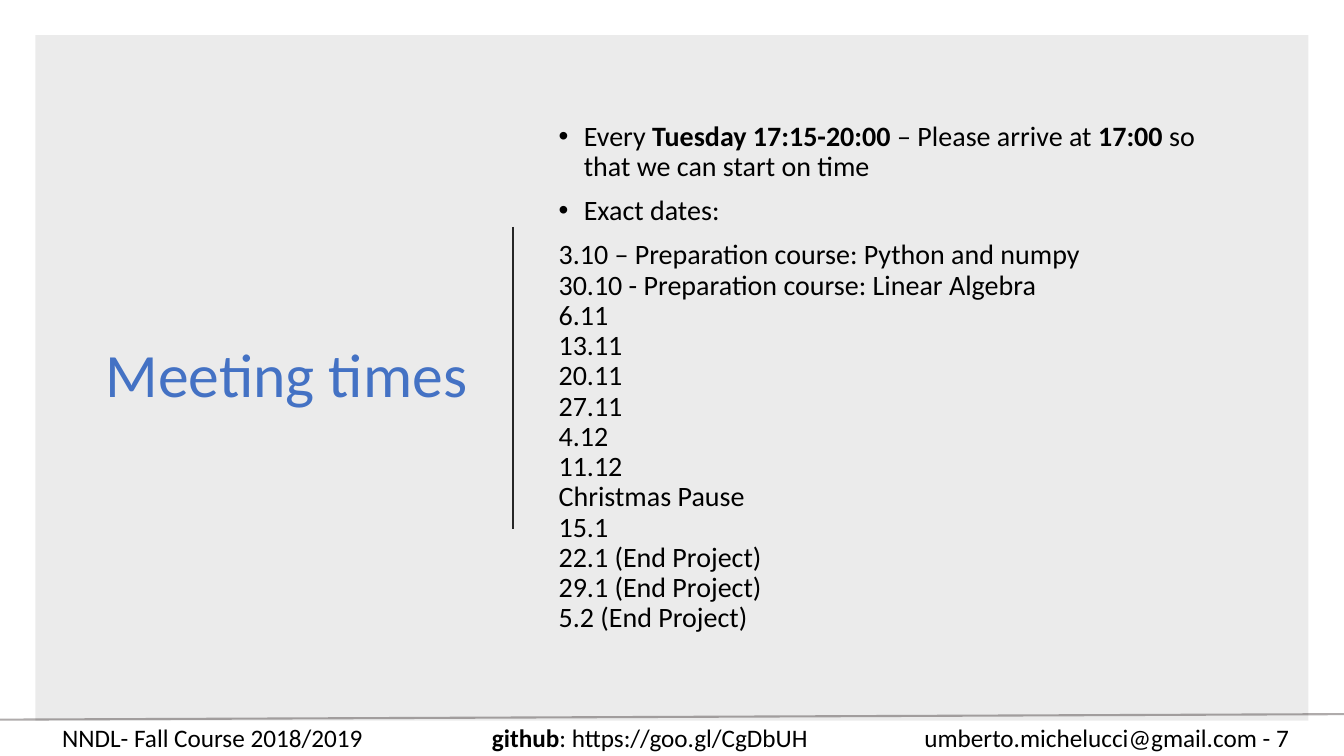
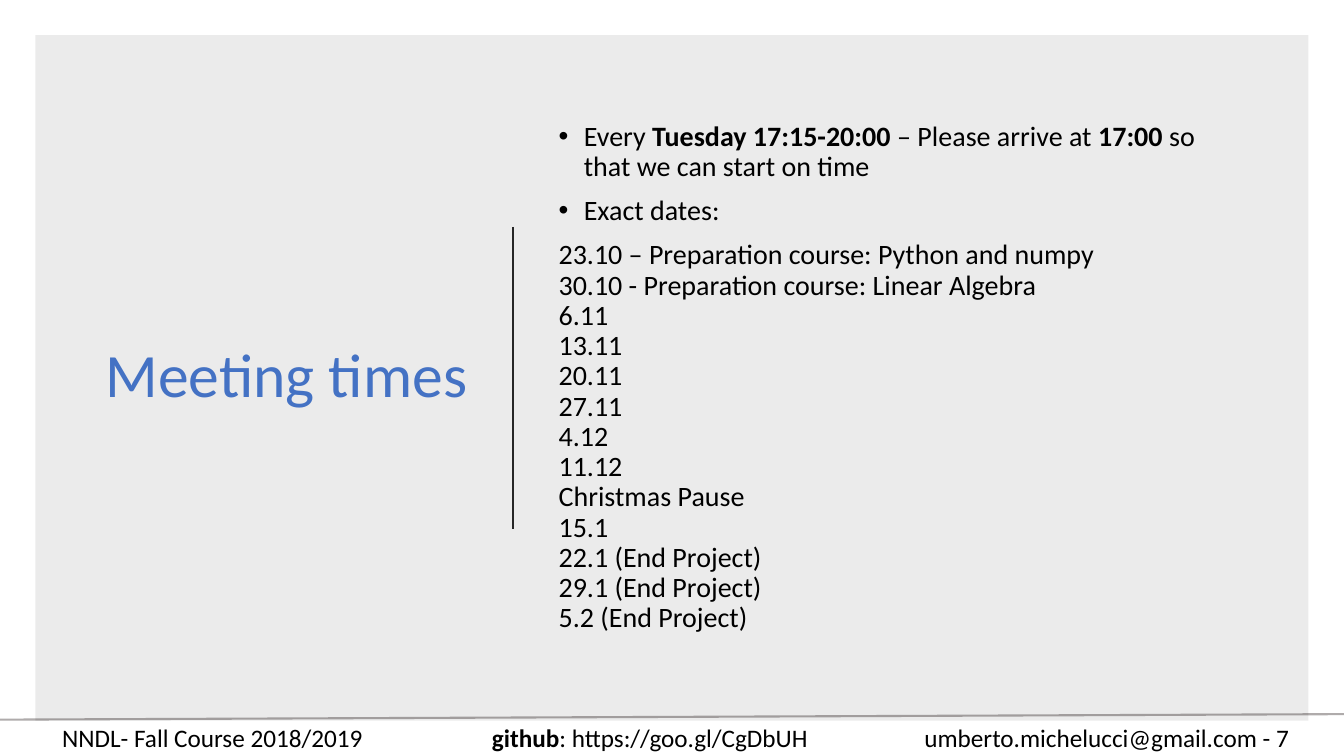
Before and after one commit to toelt-llc/COURSE-zhaw-dlcourse-spring2019, a slide deck: slide 7 of NNDL - Fall 18 Week 1 - Administration and basics.pptx. Drawn at 1344x756 pixels with LibreOffice and Linux fonts; fonts in the diff are those of the drawing. Boxes give left, top, right and bottom in pixels: in the first picture for what was removed or moved away, otherwise in the second. Text is boxed around its words. In the diff, an @@ line names an element or a change of style, - is before the commit and + after.

```diff
--- a/NNDL - Fall 18 Week 1 - Administration and basics.pptx
+++ b/NNDL - Fall 18 Week 1 - Administration and basics.pptx
@@ text at (559, 244, 1094, 632): text changed @@
-3.10 – Preparation course: Python and numpy
-30.10 - Preparation course: Linear Algebra
-6.11
-13.11
-20.11
-27.11
-4.12
-11.12
-Christmas Pause
-15.1
-22.1 (End Project)
-29.1 (End Project)
-5.2 (End Project)
+23.10 – Preparation course: Python and numpy
+30.10 - Preparation course: Linear Algebra
+6.11
+13.11
+20.11
+27.11
+4.12
+11.12
+Christmas Pause
+15.1
+22.1 (End Project)
+29.1 (End Project)
+5.2 (End Project)
```
